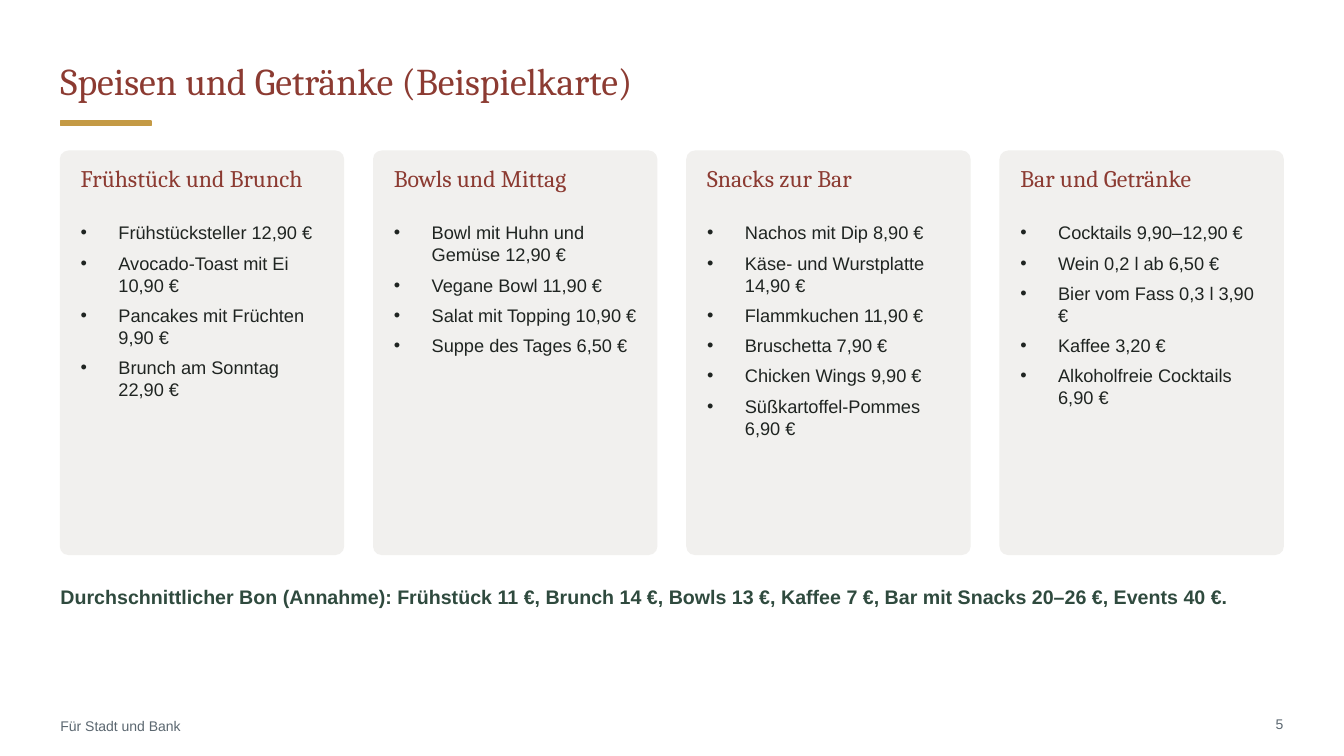
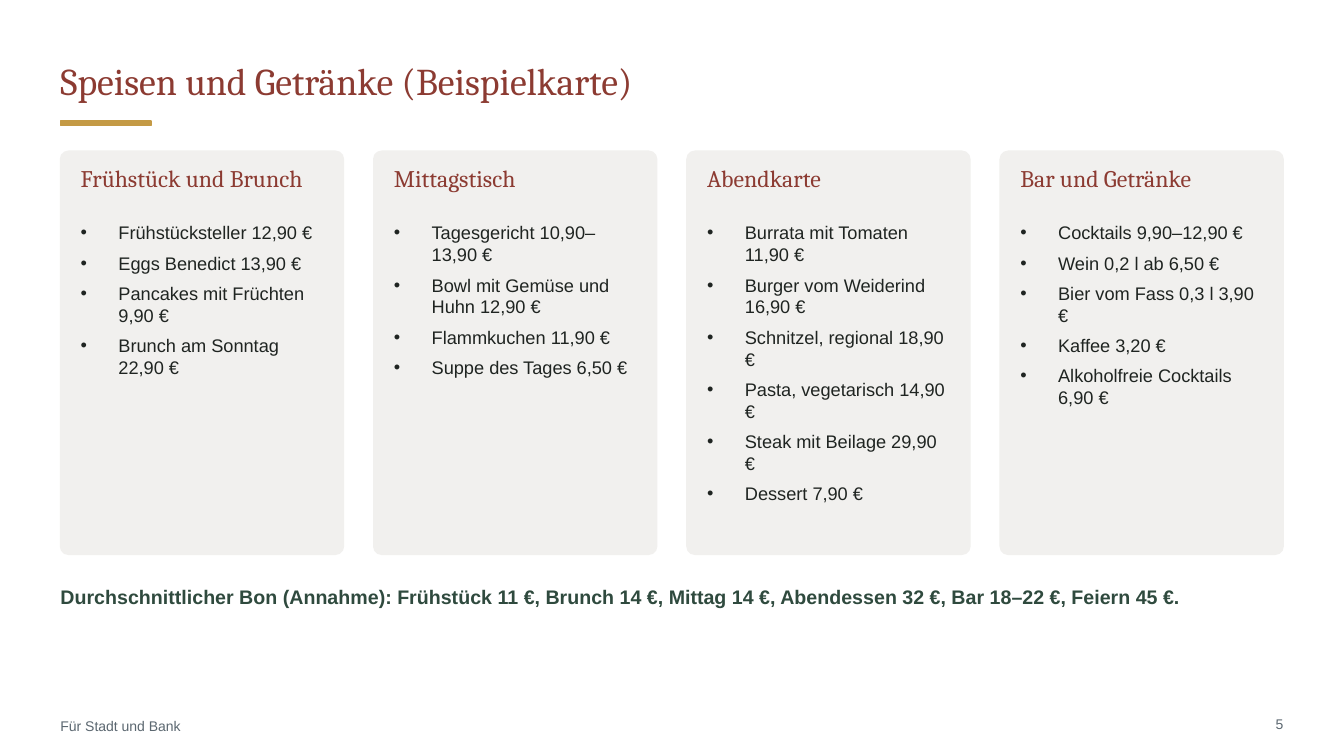
Before and after one commit to CartoonUsername/bau-projekt, a slide deck: slide 5 of praesentation/Neue-Mitte-Werlte_Baufeld3_Gastro-Konzept.pptx. Drawn at 1344x756 pixels with LibreOffice and Linux fonts; fonts in the diff are those of the drawing. Boxes give left, top, right and bottom in pixels: in the first picture for what was removed or moved away, otherwise in the second. Text is boxed around its words. In the diff, an @@ line names an element or a change of style, - is before the commit and + after.

```diff
--- a/praesentation/Neue-Mitte-Werlte_Baufeld3_Gastro-Konzept.pptx
+++ b/praesentation/Neue-Mitte-Werlte_Baufeld3_Gastro-Konzept.pptx
@@ text at (x1=394, y1=170, x2=516, y2=192): text changed @@
-Bowls und Mittag
+Mittagstisch
@@ text at (x1=707, y1=170, x2=821, y2=188): text changed @@
-Snacks zur Bar
+Abendkarte
@@ text at (x1=432, y1=225, x2=609, y2=347): text changed @@
-• Bowl mit Huhn und Gemüse 12,90 €
-• Vegane Bowl 11,90 €
-• Salat mit Topping 10,90 €
+• Tagesgericht 10,90–13,90 €
+• Bowl mit Gemüse und Huhn 12,90 €
+• Flammkuchen 11,90 €
@@ text at (x1=745, y1=225, x2=944, y2=503): text changed @@
-• Nachos mit Dip 8,90 €
-• Käse- und Wurstplatte 14,90 €
-• Flammkuchen 11,90 €
-• Bruschetta 7,90 €
-• Chicken Wings 9,90 €
-• Süßkartoffel-Pommes 6,90 €
+• Burrata mit Tomaten 11,90 €
+• Burger vom Weiderind 16,90 €
+• Schnitzel, regional 18,90 €
+• Pasta, vegetarisch 14,90 €
+• Steak mit Beilage 29,90 €
+• Dessert 7,90 €
@@ text at (x1=118, y1=256, x2=286, y2=274): text changed @@
-• Avocado-Toast mit Ei 10,90 €
+• Eggs Benedict 13,90 €
@@ text at (x1=60, y1=589, x2=1158, y2=608): text changed @@
-Durchschnittlicher Bon (Annahme): Frühstück 11 €, Brunch 14 €, Bowls 13 €, Kaffee 7 €, Bar mit Snacks 20–26 €, Events 40 €.
+Durchschnittlicher Bon (Annahme): Frühstück 11 €, Brunch 14 €, Mittag 14 €, Abendessen 32 €, Bar 18–22 €, Feiern 45 €.
```
Also in this commit, not shown: 12 other slides changed, 9 other files.
